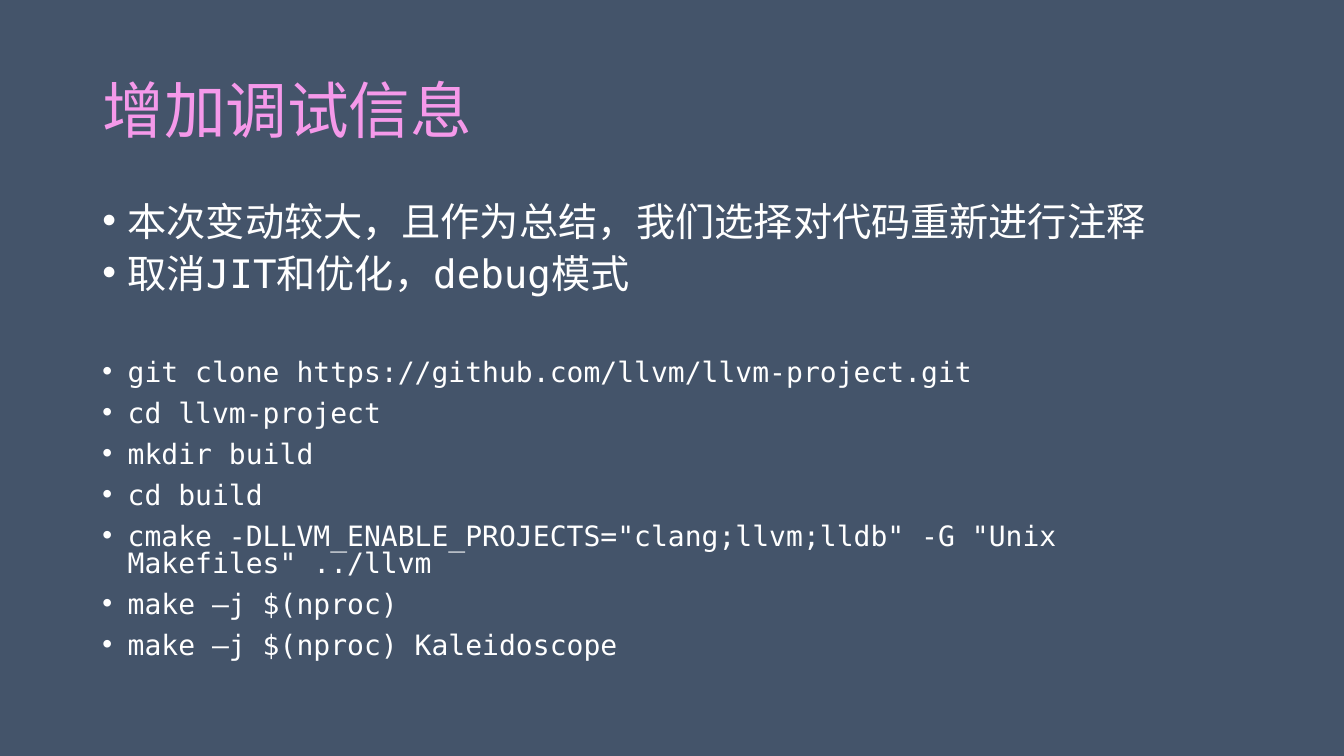
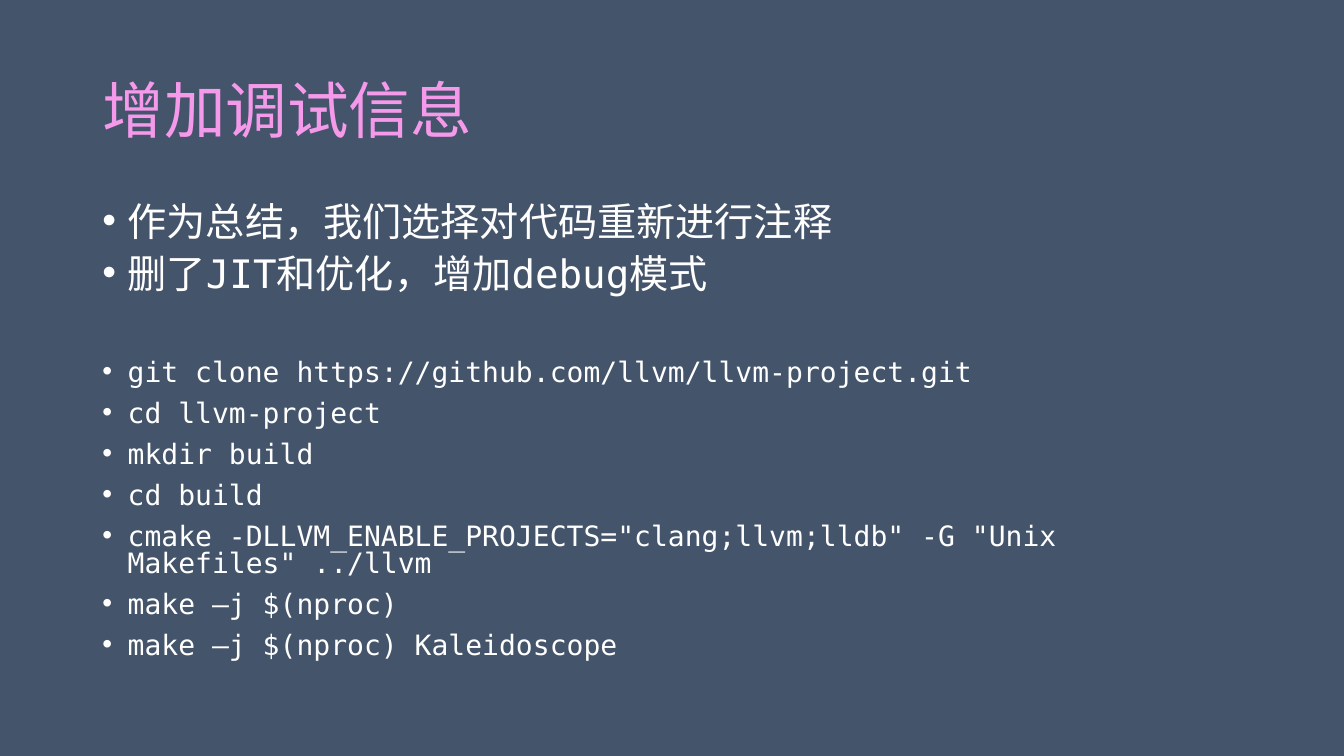
Before and after one commit to achieveartificialintelligence/download, a slide deck: slide 2 of Kaleidoscope/Ch9/Kaleidoscope.pptx. Drawn at 1344x756 pixels with LibreOffice and Linux fonts; fonts in the diff are those of the drawing. Boxes give left, top, right and bottom in pixels: in the first picture for what was removed or moved away, otherwise in the second. Text is boxed around its words. In the diff, an @@ line names an element or a change of style, - is before the commit and + after.

```diff
--- a/Kaleidoscope/Ch9/Kaleidoscope.pptx
+++ b/Kaleidoscope/Ch9/Kaleidoscope.pptx
@@ text at [128, 203, 833, 297]: text changed @@
-• 本次变动较大，且作为总结，我们选择对代码重新进行注释
-• 取消JIT和优化，debug模式
+• 作为总结，我们选择对代码重新进行注释
+• 删了JIT和优化，增加debug模式
```
Also in this commit, not shown: 48 slides added, 1 slide removed, 2 other files.
